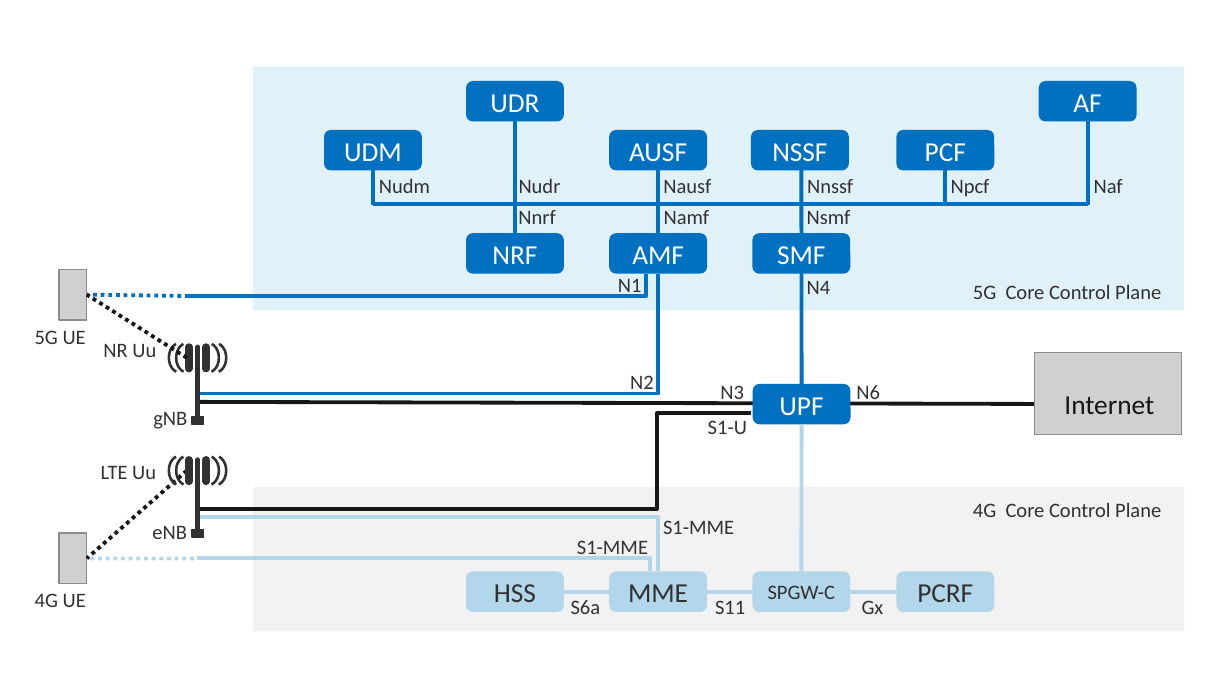
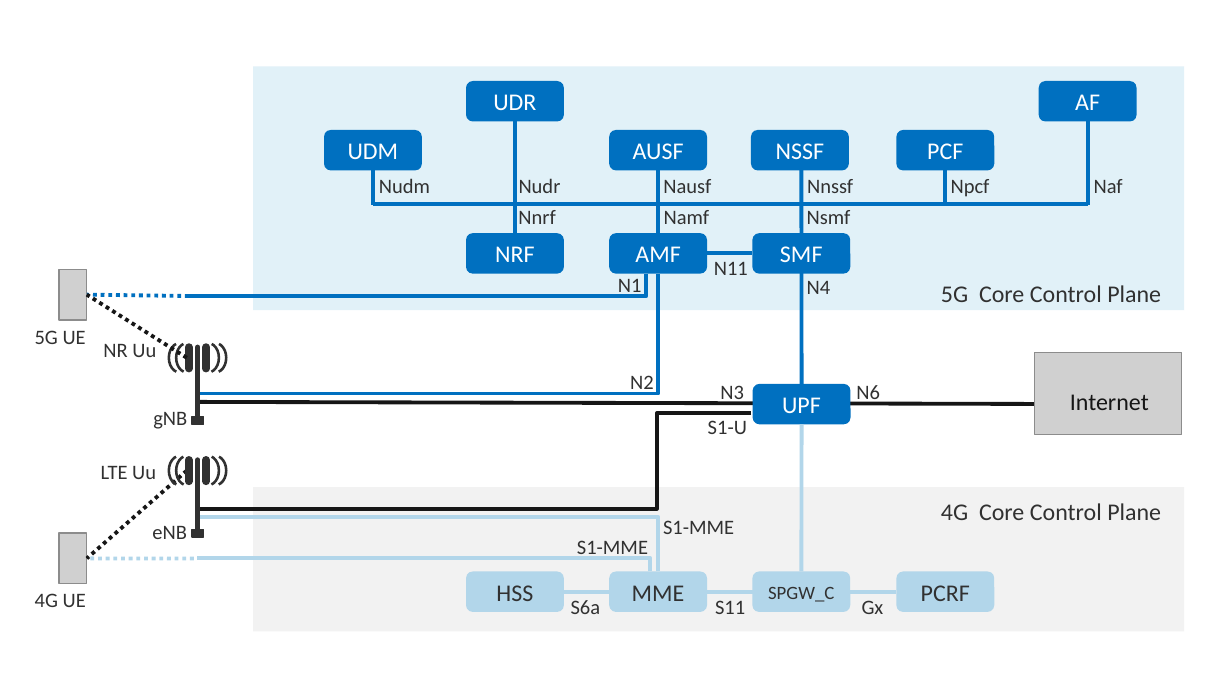
Before and after one commit to SystemsApproach/private5g, a slide deck: slide 25 of figures.pptx. Drawn at 1232x693 pixels with LibreOffice and Linux fonts; fonts in the diff are those of the drawing; grey boxes stand for pictures. Boxes give left, top, right and bottom in pixels: in the first picture for what was removed or moved away, otherwise in the second. Text is boxed around its words. In the diff, an @@ line names an element or a change of style, - is before the commit and + after.

```diff
--- a/figures.pptx
+++ b/figures.pptx
@@ line added from (707, 254) to (753, 254), #0070C0 2.25 pt @@
@@ text added at (714, 261, 748, 275), 12 pt, text #313131 @@
+N11
@@ text "5G Core Control Plane" at (941, 285, 1161, 302): size 12 to 14 pt @@
@@ text "5G Core Control Plane": place and size @@
-text "5G Core Control Plane" at (973, 284, 1161, 299)
+text "5G Core Control Plane" at (941, 285, 1161, 302)
@@ size 16 to 14 pt in 14 elements at (324, 129, 421, 170), (466, 81, 563, 122), (466, 233, 563, 274), (610, 233, 707, 274), (897, 129, 994, 170), (1039, 81, 1136, 122), (752, 129, 849, 170), (610, 129, 707, 170), (753, 384, 850, 425), (466, 572, 563, 612), (897, 572, 994, 612), (610, 572, 707, 612), (753, 233, 850, 274), (1070, 394, 1149, 410) @@
@@ text "4G Core Control Plane": place and size @@
-text "4G Core Control Plane" at (973, 502, 1161, 517)
+text "4G Core Control Plane" at (941, 503, 1161, 520)
@@ text "4G Core Control Plane" at (941, 503, 1161, 520): size 12 to 14 pt @@
@@ text in rounded rectangle at (768, 587, 834, 602): text changed; size 12 to 11 pt @@
-SPGW-C
+SPGW_C
```
Also in this commit, not shown: 2 other files.
